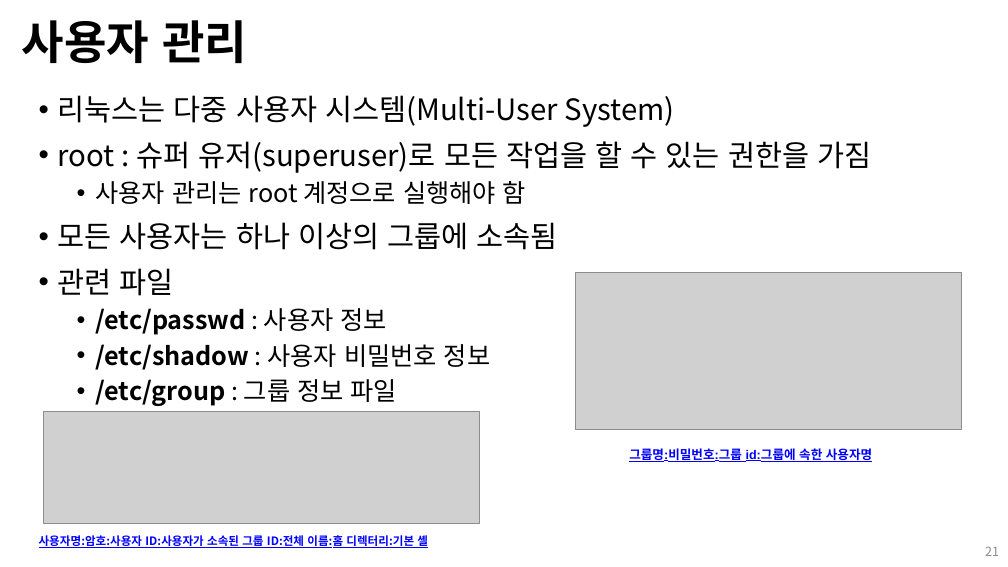
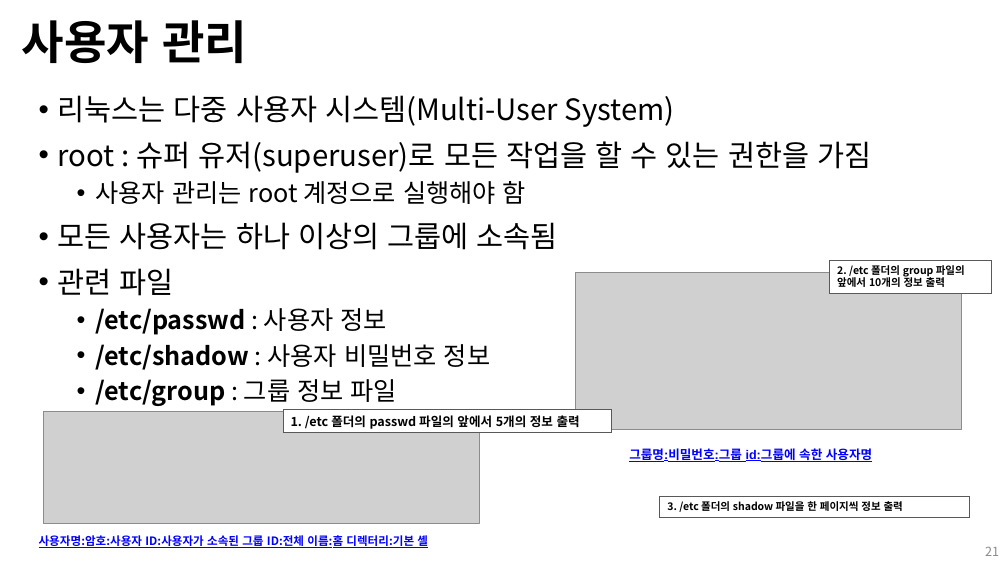
Before and after one commit to Open-Source-Programming/OpenSource-Lec, a slide deck: slide 21 of 05_linux2.pptx. Drawn at 1008x567 pixels with LibreOffice and Linux fonts; fonts in the diff are those of the drawing; grey boxes stand for pictures; background and template pictures are left out. Boxes give left, top, right and bottom in pixels: in the first picture for what was removed or moved away, otherwise in the second. Text is boxed around its words. In the diff, an @@ line names an element or a change of style, - is before the commit and + after.

```diff
--- a/05_linux2.pptx
+++ b/05_linux2.pptx
@@ rectangle added at box(830, 260, 992, 293), fill #FFFFFF, outline #595959 0.75 pt, 10 pt, text #000000, bold @@
+2. /etc 폴더의 group 파일의 앞에서 10개의 정보 출력
@@ rectangle added at box(284, 410, 612, 433), fill #FFFFFF, outline #595959 0.75 pt, 12 pt, text #000000, bold @@
+1. /etc 폴더의 passwd 파일의 앞에서 5개의 정보 출력
@@ rectangle added at box(660, 497, 969, 517), fill #FFFFFF, outline #595959 0.75 pt, 10 pt, text #000000, bold @@
+3. /etc 폴더의 shadow 파일을 한 페이지씩 정보 출력
```
Also in this commit, not shown: 9 other slides changed, 2 slides added, 2 slides removed, 2 other files.
